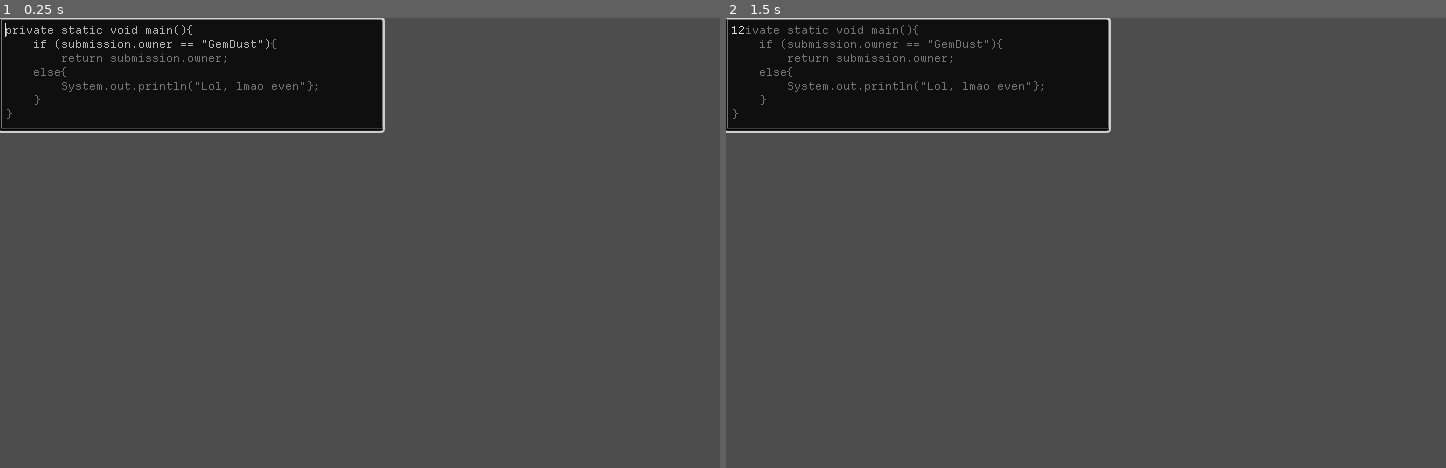
Above: before the commit, frames 1-2 (left to right).
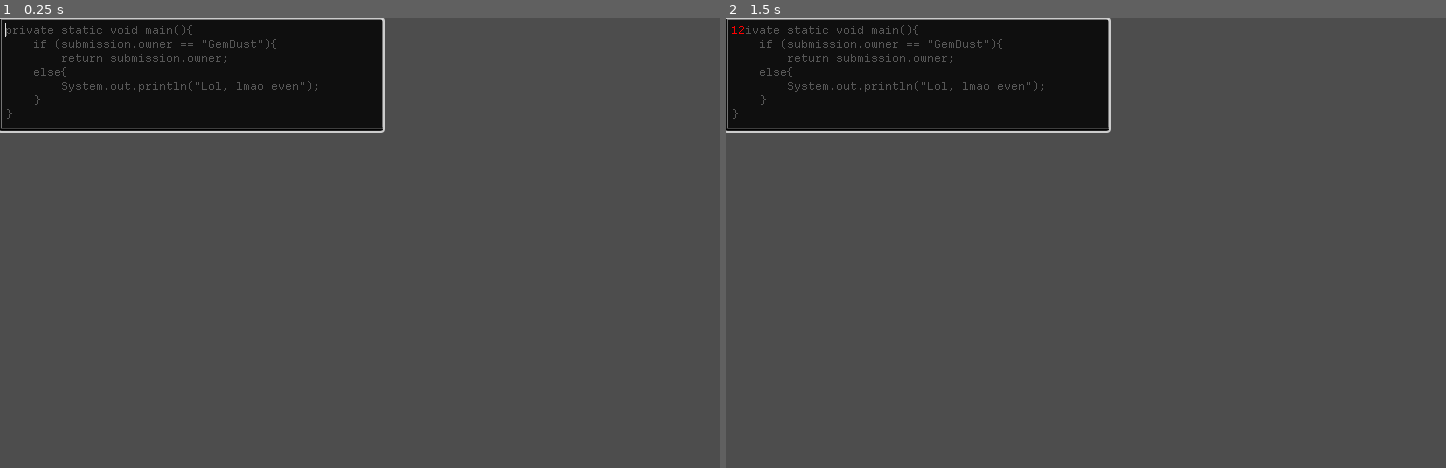
Above: after the commit, the same moments.

Repository: GemDust0/TooBigToFail
Game: Godot game, scene res://Scenes/CodeEditor.tscn
The game is run twice, just before and just after one commit, with the same random seed, the same clock (stepped at 60 frames per second) and the same inputs.
Inputs (mouse positions are in pixels of both pictures, inside the frame that each line leads up to):
- Up to frame 1 (0.25 s): no input
- Up to frame 2 (1.5 s): click (920, 76) at 0.52 s; type "12" at 0.6 s; tap Enter at 1.25 s

The runs differ from the first frame. In frame 1, 0.5% of the frame differs, in the area x 0-45%, y 1-23%; in frame 2, 0.5%.

Commit message:
Incorrect Highlighting

Diff:
--- a/Scenes/CodeEditor.tscn
+++ b/Scenes/CodeEditor.tscn
@@ -70,22 +70,6 @@
 tile_set = SubResource("TileSet_spdhl")
 script = ExtResource("2_ax3lw")
 
-[node name="Preview" type="RichTextLabel" parent="." unique_id=1942559894]
-offset_left = 5.0
-offset_top = 5.0
-offset_right = 389.0
-offset_bottom = 117.0
-theme = ExtResource("2_4ussd")
-text = "private static void main(){
-	if (submission.owner == \"GemDust\"){
-		return submission.owner;
-	else{
-		System.out.println(\"Lol, lmao even\"};
-	}
-}"
-scroll_active = false
-shortcut_keys_enabled = false
-
 [node name="Input" type="CodeEdit" parent="." unique_id=1458409027]
 offset_left = -1.0
 offset_top = 1.0
@@ -93,8 +77,6 @@
 offset_bottom = 113.0
 theme = ExtResource("2_4ussd")
 theme_override_constants/line_spacing = 0
-placeholder_text = "private static void main(){
-	if (submission.owner == \"GemDust\")"
 context_menu_enabled = false
 shortcut_keys_enabled = false
 drag_and_drop_selection_enabled = false
@@ -103,4 +85,22 @@
 caret_blink = true
 auto_brace_completion_highlight_matching = true
 
+[node name="Preview" type="RichTextLabel" parent="." unique_id=1942559894]
+offset_left = 5.0
+offset_top = 5.0
+offset_right = 389.0
+offset_bottom = 117.0
+theme = ExtResource("2_4ussd")
+theme_override_colors/default_color = Color(1, 1, 1, 0.3019608)
+bbcode_enabled = true
+text = "private static void main(){
+	if (submission.owner == \"GemDust\"){
+		return submission.owner;
+	else{
+		System.out.println(\"Lol, lmao even\");
+	}
+}"
+scroll_active = false
+shortcut_keys_enabled = false
+
 [connection signal="text_changed" from="Input" to="." method="_on_input_text_changed"]
--- a/Scripts/CodeEditor.gd
+++ b/Scripts/CodeEditor.gd
@@ -1,4 +1,8 @@
 extends TileMapLayer
+
+var wrongLetterCol: String = Color(1, 0, 0).to_html()
+var wrongWhitespaceCol: String = Color(1, 0.0, 0.0, 0.3).to_html()
+var untypedCol: String = Color(1, 1, 1, 0.3).to_html()
 
 @onready var previewNode: RichTextLabel = $Preview
 @onready var initialText: String = tabs_to_spaces(previewNode.text)
@@ -23,18 +27,39 @@
 	return newText
 
 func _on_input_text_changed() -> void:
+	previewNode.clear()
+	previewNode.append_text("[color=#%s]" % untypedCol)
 	var input_text: String = tabs_to_spaces(inputNode.text)
 	var line_indices: Array[int] = [0]
+	var line_lengths: Array[int] = []
 	for line in initialText.split("\n"):
-		line_indices.append(line_indices.back() + line.length())
+		line_indices.append(line_indices.back() + line.length() + 1)
+		line_lengths.append(line.length() + 1)
 	line_indices.pop_back()
 	var lines: PackedStringArray = input_text.split("\n")
 	for line_index in range(lines.size()):
 		if line_index < line_indices.size():
 			for index in range(lines[line_index].length()):
-				var actualIndex: int = line_indices[line_index] + index + line_index
+				var actualIndex: int = line_indices[line_index] + index
 				var curChar: String = initialText.substr(actualIndex, 1)
+				var curInputChar: String = lines[line_index].substr(index, 1)
 				if curChar == "\n":
 					break
-				if !(lines[line_index].substr(index, 1) in [" ", "\t", "\n", "	"]):
-					previewNode.text = previewNode.text.substr(0, actualIndex) + " " + initialText.substr(actualIndex + 1)
+				if curInputChar != " ":
+					if curInputChar != curChar:
+						previewNode.append_text("[color=#%s]" % wrongLetterCol + curInputChar + "[color=#%s]" % untypedCol)
+					else:
+						#inputWrongs.append_text(" ")
+						previewNode.append_text(" ")
+				else:
+					if curInputChar != curChar:
+						previewNode.append_text("[color=#%s]" % wrongWhitespaceCol + curChar + "[color=#%s]" % untypedCol)
+					else:
+						previewNode.append_text(curChar)
+			if lines[line_index].length() < line_lengths[line_index]:
+				previewNode.append_text(initialText.substr(line_indices[line_index] + lines[line_index].length(), line_lengths[line_index] - lines[line_index].length()))
+			else:
+				previewNode.append_text("\n")
+
+	if lines.size() < line_indices.size():
+		previewNode.append_text(initialText.substr(line_indices[lines.size()]))
